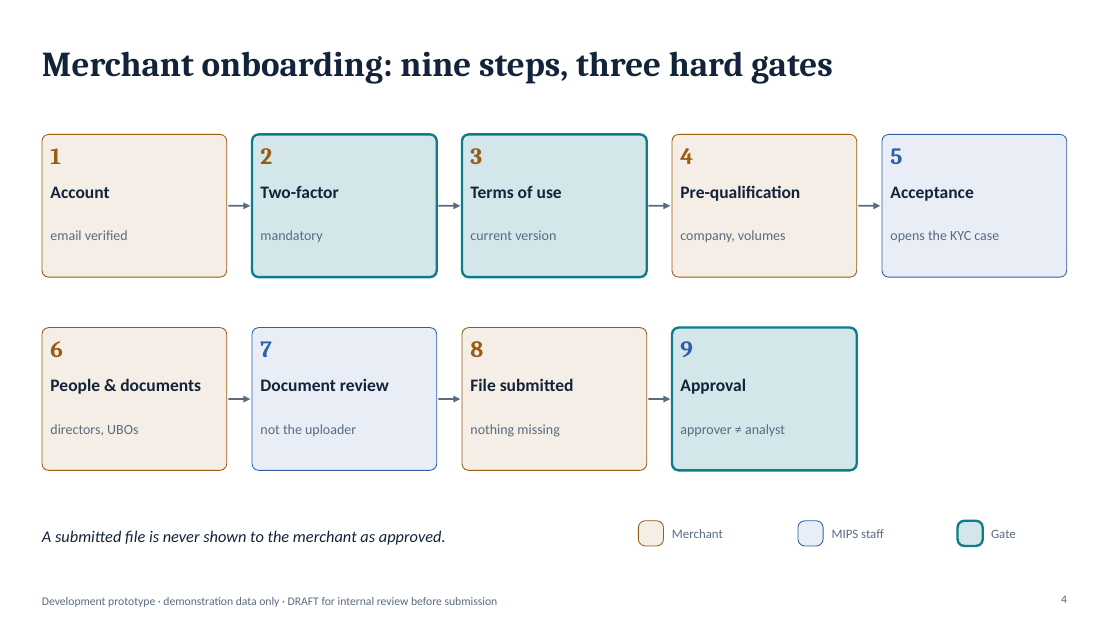
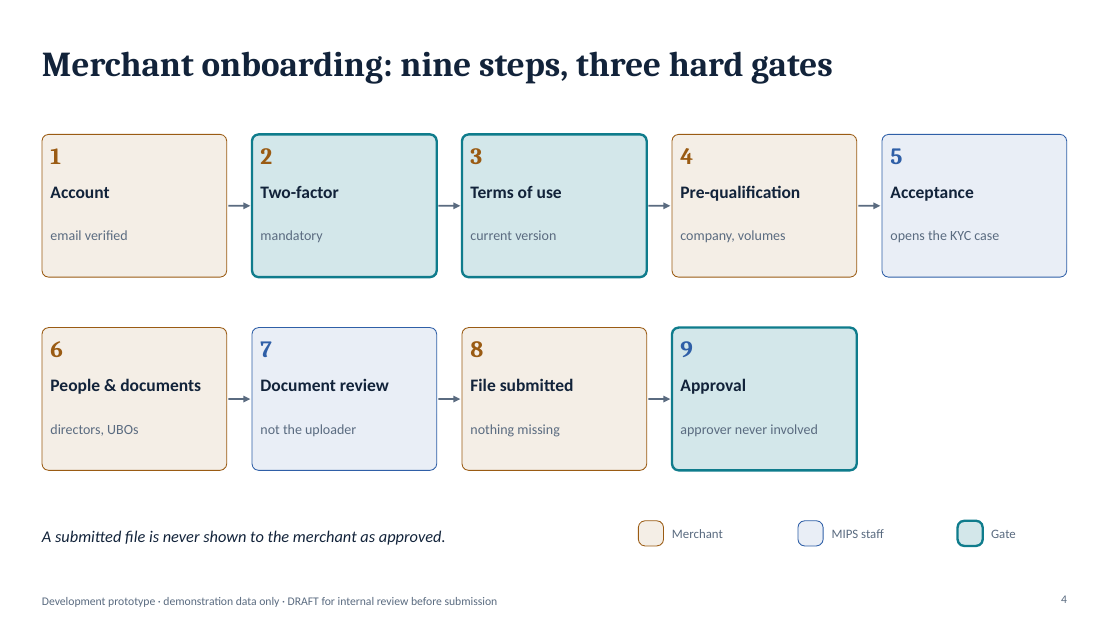
Before and after one commit to fmassonmips/mips-platform, a slide deck: slide 4 of outputs/recap/MIPS-platform-BoM-EN-DRAFT.pptx. Drawn at 1120x630 pixels with LibreOffice and Linux fonts; fonts in the diff are those of the drawing. Boxes give left, top, right and bottom in pixels: in the first picture for what was removed or moved away, otherwise in the second. Text is boxed around its words. In the diff, an @@ line names an element or a change of style, - is before the commit and + after.

```diff
--- a/outputs/recap/MIPS-platform-BoM-EN-DRAFT.pptx
+++ b/outputs/recap/MIPS-platform-BoM-EN-DRAFT.pptx
@@ text at [680,424,818,436]: text changed @@
-approver ≠ analyst
+approver never involved
```
